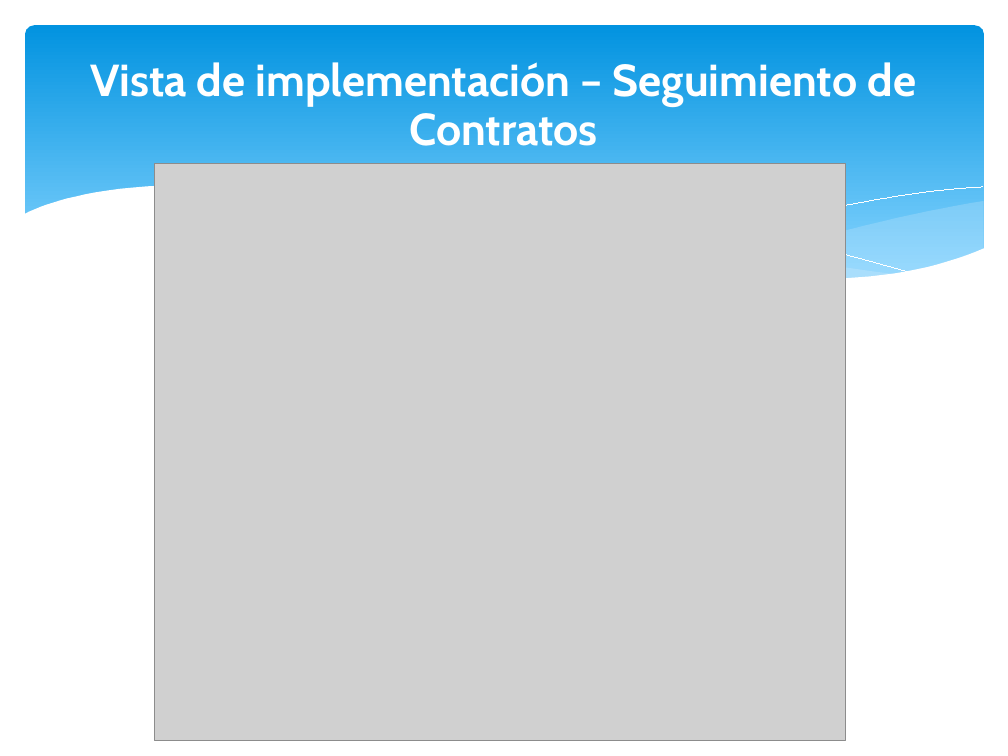
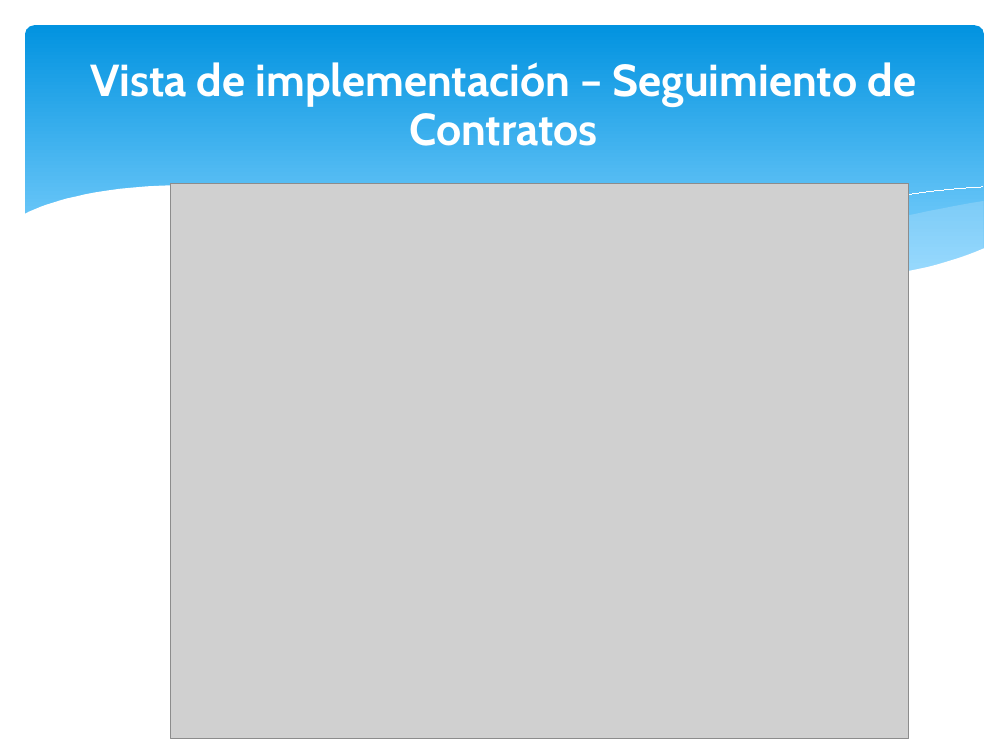
Before and after one commit to orlysemperfi/tp2-contratos-clientes, a slide deck: slide 20 of ITERACION 4/SUB ITERACION 1/PPT I4S1 v1.pptx. Drawn at 1008x756 pixels with LibreOffice and Linux fonts; fonts in the diff are those of the drawing; grey boxes stand for pictures. Boxes give left, top, right and bottom in pixels: in the first picture for what was removed or moved away, otherwise in the second. Text is boxed around its words. In the diff, an @@ line names an element or a change of style, - is before the commit and + after.

```diff
--- a/ITERACION 4/SUB ITERACION 1/PPT I4S1 v1.pptx
+++ b/ITERACION 4/SUB ITERACION 1/PPT I4S1 v1.pptx
@@ picture: place and size @@
-picture at box(154, 163, 845, 741)
+picture at box(170, 183, 908, 739)
@@ freeform shape removed at box(288, 187, 899, 281) @@
```
Also in this commit, not shown: 1 other slide changed.
